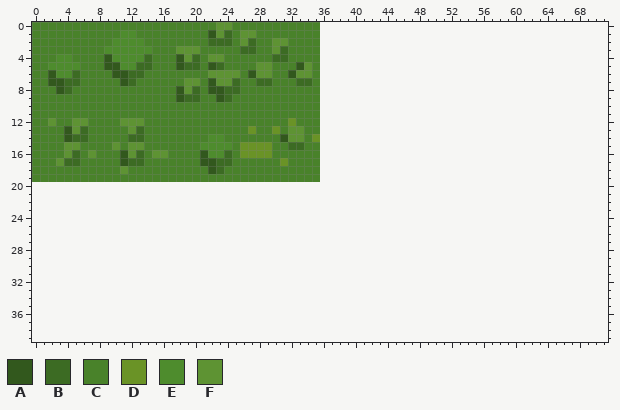
Two versions of one sprite sheet, grass_tiles.png. The picture above is the old version.
The file is 36x20 pixels. The old version is drawn lined up with the new one, on the new canvas.
Palette (. is transparent): A #32581d  B #3c6b23  C #49822a  D #6a9326  E #4e8c2d  F #5e9333
Pixels before (only the part around the change), first column x 0:
 0 CCCCCCCCCCCCCCCCCCCCCCCFFCCCCCCCCCCC......................
 1 CCCCCCCCCCCEECCCCCCCCCAFBCFFCCCCCCCC......................
 2 CCCCCCCCCCEEEECCCCCCCCBBBCFBCCFFCCCC......................
 3 CCCCCCCCCEEEEEECCCFFFCCCCCBBCCFBCCCC......................
 4 CCCEECCCCAEEEEBCCCAFBCFFCCCCCCBBCCCC......................
 5 CCEEEECCCAAEEBBCCCABBCABCCCCFFCCCAFC......................
 6 CCAEEBCCCCAABBCCCCCCCCFFFFCAFFCCAFFC......................
 7 CCAABBCCCCCABCCCCCCFFCAFFBCCBBCCCBBC......................
 8 CCCABCCCCCCCCCCCCCAFBCAABBCCCCCCCCCC......................
 9 CCCCCCCCCCCCCCCCCCABBCCABCCCCCCCCCCC......................
10 CCCCCCCCCCCCCCCCCCCCCCCCCCCCCCCCCCCC......................
11 CCCCCCCCCCCCCCCCCCCCCCCCCCCCCCCCCCCC......................
12 CCFCCFFCCCCFFFCCCCCCCCCCCCCCCCCCDCCC......................
13 CCCCAFBCCCCCFBCCCCCCCCCCCCCDCCDCFFCC......................
14 CCCCABBCCCCCBBCCCCCCCCEECCCCCCCAFFCD......................
15 CCCCFFCCCCFCFFCCCCCCCEEEECDDDDCCBBCC......................
16 CCCCFBCFCCCAFBCFFCCCCAEEBCDDDDCCCCCC......................
17 CCCFBBCCCCCABBCCCCCCCAABBCCCCCCDCCCC......................
18 CCCCCCCCCCCFCCCCCCCCCCABCCCCCCCCCCCC......................
19 CCCCCCCCCCCCCCCCCCCCCCCCCCCCCCCCCCCC......................
20 ..........................................................
21 ..........................................................
22 ..........................................................
23 ..........................................................
24 ..........................................................
25 ..........................................................
26 ..........................................................
27 ..........................................................
28 ..........................................................
29 ..........................................................
30 ..........................................................
31 ..........................................................
32 ..........................................................
33 ..........................................................
34 ..........................................................
35 ..........................................................
36 ..........................................................
37 ..........................................................
38 ..........................................................
39 ..........................................................
The result:
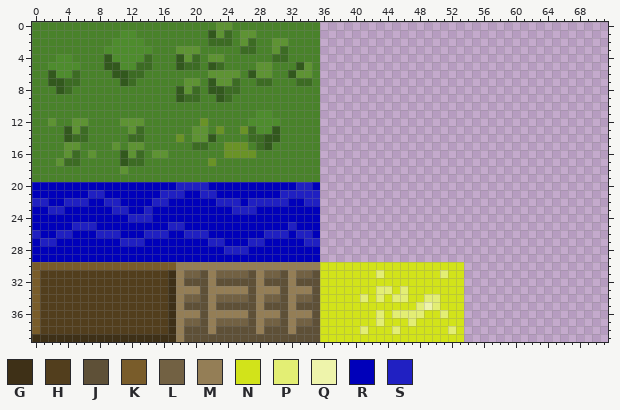
Colours new in this view: G #3e3017  H #523e1d  J #5e5037  K #795c2a  L #726143  M #947e56  N #d2e31a  P #e3ee74  Q #eef4ab  R #0000ba  S #2020c2
From old to new:
canvas 36x20 -> 72x40
Changed rows in their new state; - is an unchanged pixel.
first column x 0:
11 ----------------------------EE------------------------
12 ---------------------D-----EEEE-C---------------------
13 --------------------FF-D--DBEEA-CC--------------------
14 ------------------D-FFAC---BBAACCC-C------------------
15 --------------------BBCCDD-CBA--CC--------------------
16 ---------------------CCCDD--CC------------------------
17 ---------------------CDCC------C----------------------
18 ----------------------CC------------------------------
20 RRRRRRRRRRRRRRRRRRSSSSRRRRRRRRRRRSSR------------------
21 RRRRRRRSSRRRRRRRSSSRRSSRRRRRRRRSSSSS------------------
22 SSRRSSSRRSSRRRRSSRRRRRRSSSRSSSSSRRSS------------------
23 RRSSRRRRRRSSRRSRRRRRRRRRRSSSRRRRRRRR------------------
24 RRRRRRRRRRRRSSSRRRRRRRRRRRRRRRRRRRRR------------------
25 RRRRRSSSRRRRRRRRRSSRRRRRRRRRRRRRSRRR------------------
26 SRRSSRRRSSSRRRSSSRRSSSRRRRRRRSSSRSSR------------------
27 RSSRRRRRRRRSSSRRRRRRRRSSRRRSSRRRRRSS------------------
28 RRRRRRRRRRRRRRRRRRRRRRRRSSSRRRRRRRRR------------------
29 RRRRRRRRRRRRRRRRRRRRRRRRRRRRRRRRRRRR------------------
30 KKKKKKKKKKKKKKKKKKMMMMMMMMMMMMMMMMMMNNNNNNNNNNNNNNNNNN
31 KHHHHHHHHHHHHHHHHGMLLJMLLLLJMLLJMLLJNNNNNNNPNNNNNNNPNN
32 KHHHHHHHHHHHHHHHHGMJJJMJJJJJMJJJMJJJNNNNNNNNNNNNNNNNNN
33 KHHHHHHHHHHHHHHHHGMMMJMMMMMJMMMJMMMJNNNNNNNPPNPNNNNNNN
34 KHHHHHHHHHHHHHHHHGMLLJMLLLLJMLLJMLLJNNNNNPNPNPPNNPPNNN
35 KHHHHHHHHHHHHHHHHGMJJJMJJJJJMJJJMJJJNNNNNNNNNNNNPQPNNN
36 KHHHHHHHHHHHHHHHHGMMMJMMMMMJMMMJMMMJNNNNNNNPNPPPPNNPNN
37 KHHHHHHHHHHHHHHHHGMLLJMLLLLJMLLJMLLJNNNNNNNPNNNPNNNNNN
38 KHHHHHHHHHHHHHHHHGMJJJMJJJJJMJJJMJJJNNNNNPNNNPNNNNNNPN
39 GGGGGGGGGGGGGGGGGGMJJJJJJJJJJJJJJJJJNNNNNNNNNNNNNNNNNN
Changed places in both pictures, as pixel boxes (x1, y1, x2, y2):
changed: (32, 110, 464, 342)
